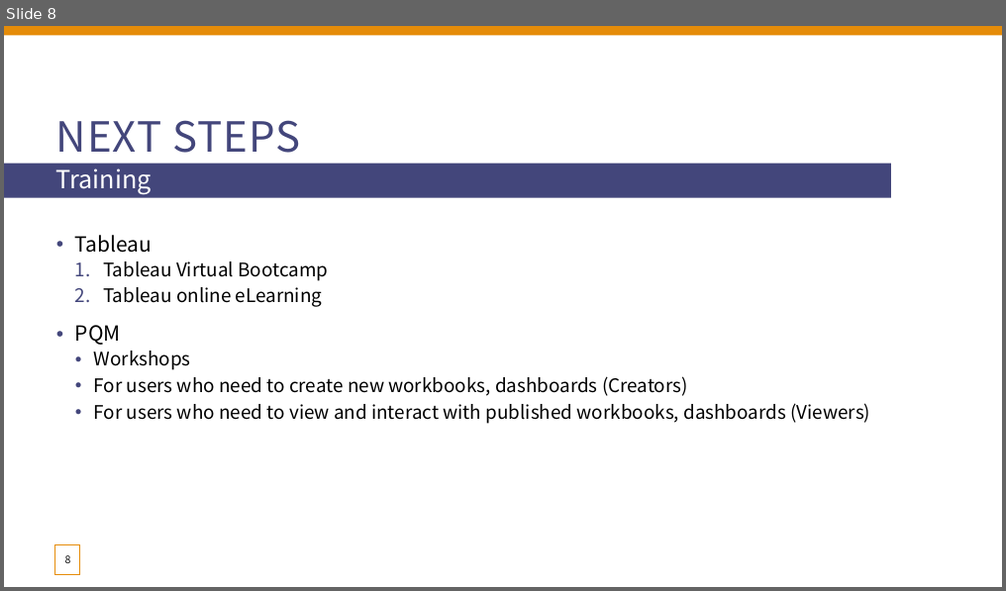
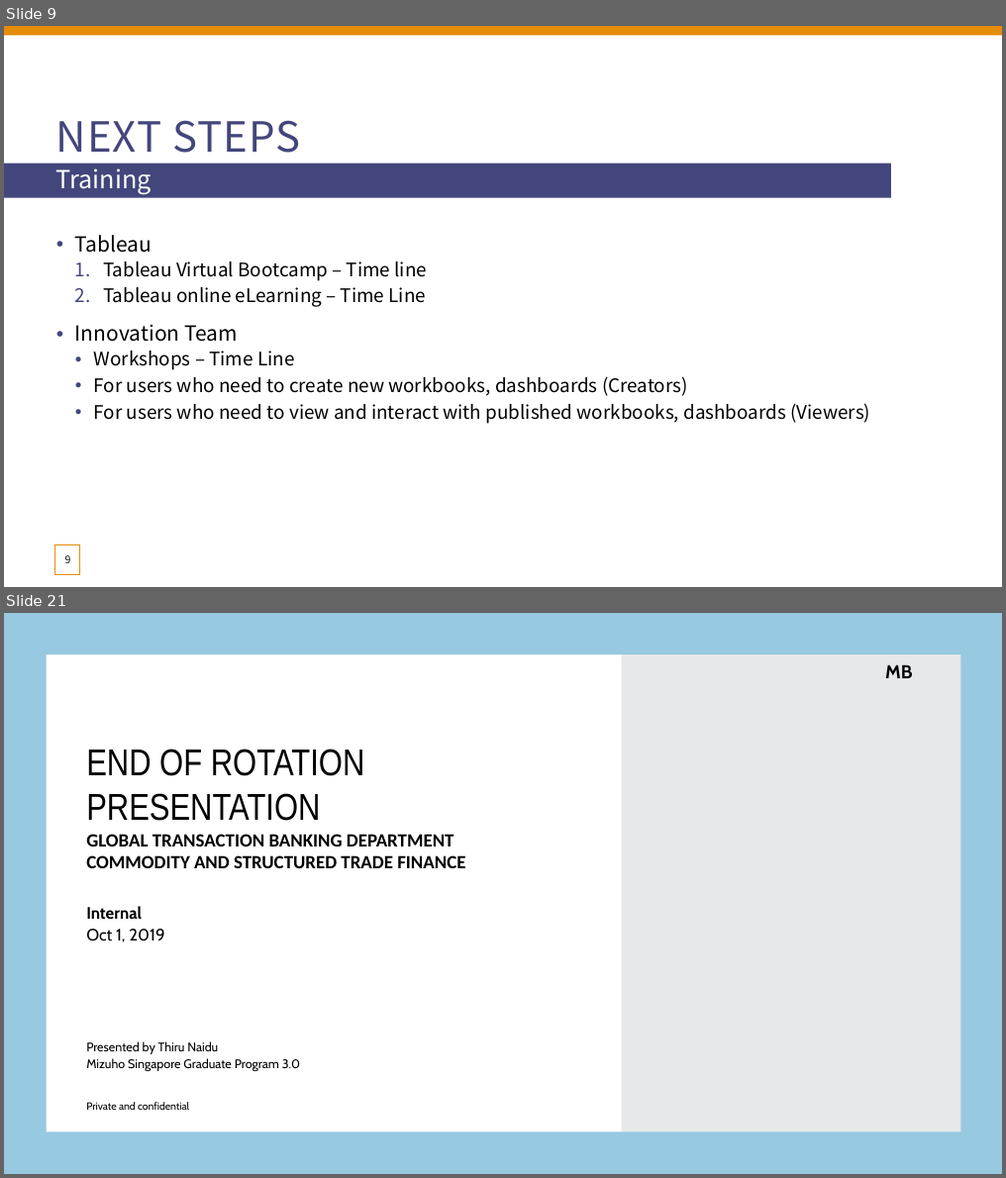
Before and after one commit to xiangshang4/RMD, a slide deck: Mizuho dashboard.pptx. Shown one above the other, each under a label of ours: slide 8 before the commit, slides 9 and 21 after it; the slides between them are not shown. The pictures are 1006x591 and 1006x1178 pixels, drawn with LibreOffice and Linux fonts; fonts in the diff are those of the drawing; background and template pictures are left out. Boxes give left, top, right and bottom in pixels: in the first picture for what was removed or moved away, otherwise in the second. Text is boxed around its words. In the diff, an @@ line names an element or a change of style, - is before the commit and + after.

```diff
--- a/Mizuho dashboard.pptx
+++ b/Mizuho dashboard.pptx
@@ slide 21 added at [4, 613, 1002, 1174], background #FFFFFF @@
@@ frame added at [4, 613, 1002, 1174], fill #97C9E0 @@
@@ rectangle added at [622, 613, 1002, 1174], fill #E6E8E9 @@
@@ text added at [885, 664, 912, 678], 18 pt, text #000000, bold @@
+MB
@@ title added at [86, 749, 465, 868], 18 pt, text #000000, bold @@
+END OF ROTATION PRESENTATION
+GLOBAL TRANSACTION BANKING DEPARTMENT
+COMMODITY AND STRUCTURED TRADE FINANCE
@@ subtitle added at [86, 906, 164, 943], 16 pt, text #000000 @@
+Internal
+Oct 1, 2019
@@ text added at [86, 1042, 300, 1071], 12 pt, text #000000 @@
+Presented by Thiru Naidu
+Mizuho Singapore Graduate Program 3.0
@@ text added at [86, 1102, 189, 1110], 10 pt, text #000000 @@
+Private and confidential
@@ what was slide 8 is now slide 9 @@
@@ slide 9 changed as well @@
@@ text at [75, 262, 428, 371]: text changed @@
-  1. Tableau Virtual Bootcamp
-  2. Tableau online eLearning
-• PQM
-  • Workshops
+  1. Tableau Virtual Bootcamp – Time line
+  2. Tableau online eLearning – Time Line
+• Innovation Team
+  • Workshops – Time Line
@@ page number at [65, 556, 71, 564]: text changed @@
-8
+9
```
Also in this commit, not shown: 4 other slides changed, 12 other slides added.
